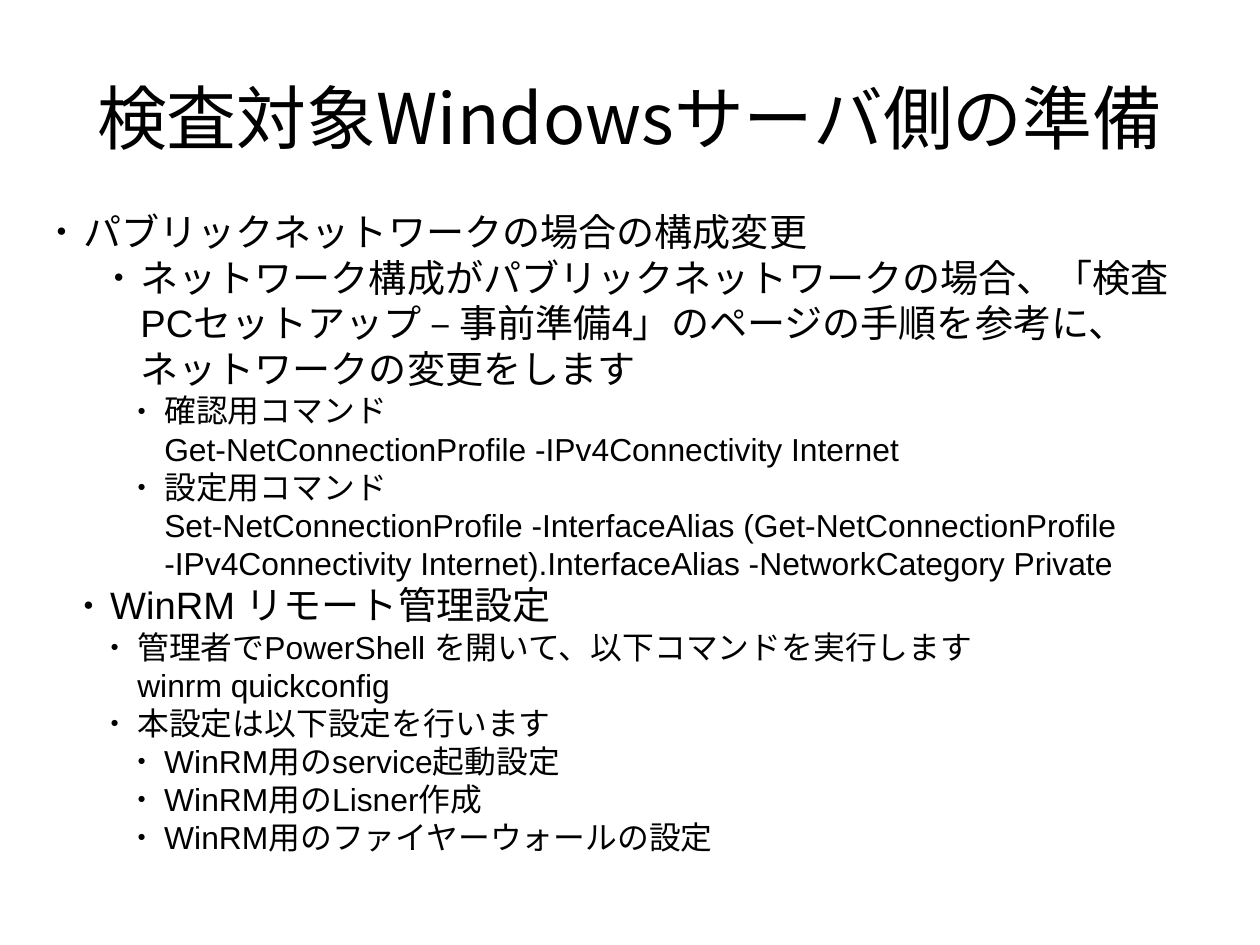
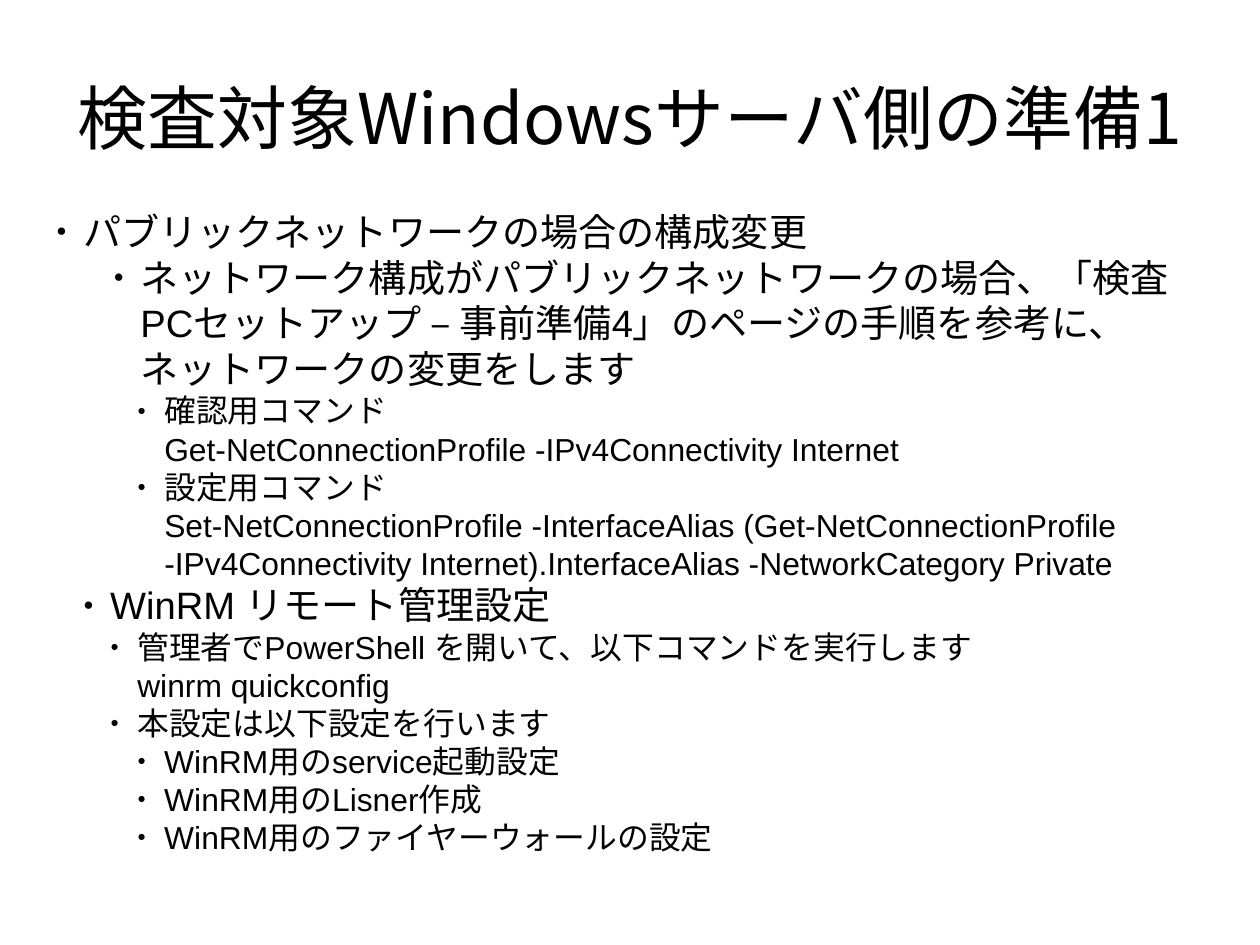
Before and after one commit to frsw3nr/gradle-server-acceptance, a slide deck: slide 31 of docs/jp/tutorial_test_pc.pptx (slide 29 before the commit). Drawn at 1260x945 pixels with LibreOffice and Linux fonts; fonts in the diff are those of the drawing. Boxes give left, top, right and bottom in pixels: in the first picture for what was removed or moved away, otherwise in the second. Text is boxed around its words. In the diff, an @@ line names an element or a change of style, - is before the commit and + after.

```diff
--- a/docs/jp/tutorial_test_pc.pptx
+++ b/docs/jp/tutorial_test_pc.pptx
@@ text at [78,85,1183,150]: text changed @@
-検査対象Windowsサーバ側の準備
+検査対象Windowsサーバ側の準備1
```
Also in this commit, not shown: 12 other slides changed, 16 slides added, 1 slide removed, 1 other file.
